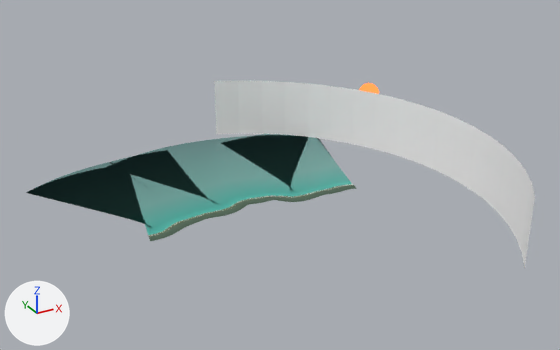
Before and after pictures for a commit that changed the Blender file tools/blender/scenes/lakelouise.blend.
Before and after are seen from a 50 mm lens placed at (-6907.0, -21300.0, 13473.0), pointed at (4719.0, -162.0, 2904.0). Lighting does not change. The marker at lower left points along +X, +Y and +Z. The picture after the commit comes second.

Names of what the first picture shows: 'Sea', 'VictoriaGlacier' and 10 more.
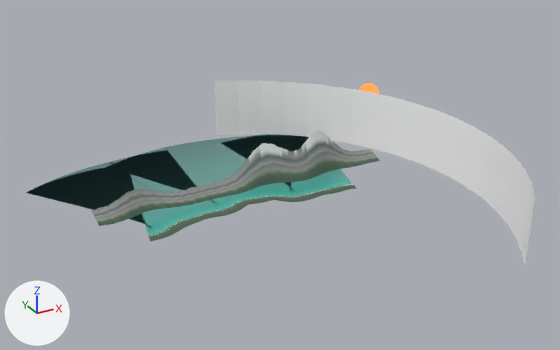
Location of each change, [x1, y1, x2, y2] in pixels of the pictures (560 x 350 px):
'FairviewRock', added: after [91, 131, 380, 226]

The change, as a diff of the scene's bpy script:
```diff
--- a/tools/blender/scenes/lakelouise.blend.py
+++ b/tools/blender/scenes/lakelouise.blend.py
@@ mat_fairviewrock @@
+mat_fairviewrock = bpy.data.materials.new('FairviewRock')
+mat_fairviewrock.use_nodes = True; mat_fairviewrock.node_tree.nodes.clear()
+_N = mat_fairviewrock.node_tree.nodes; _L = mat_fairviewrock.node_tree.links
+n0 = _N.new('ShaderNodeBsdfPrincipled'); n0.name = 'Principled BSDF'
+n0.inputs[2].default_value = 0.85  # 'Roughness'
+n1 = _N.new('ShaderNodeOutputMaterial'); n1.name = 'Material Output'
+n2 = _N.new('ShaderNodeVertexColor'); n2.name = 'Color Attribute'
+n2.layer_name = 'Color'
+_L.new(n0.outputs[0], n1.inputs[0])  # 'BSDF' to 'Surface'
+_L.new(n2.outputs[0], n0.inputs[0])  # 'Color' to 'Base Color'
@@ me_fairviewrock @@
+me_fairviewrock.from_pydata(...)  # 1840 vertices, 1647 faces; spans x -1210.0..10166.0, y 1316.0..2587.0, z 1729.0..3163.0
+me_fairviewrock.materials.append(mat_fairviewrock)
@@ ob_fairviewrock @@
+ob_fairviewrock = bpy.data.objects.new('FairviewRock', me_fairviewrock)
+ob_fairviewrock.location = (0.0, 0.0, 0.0)
```
